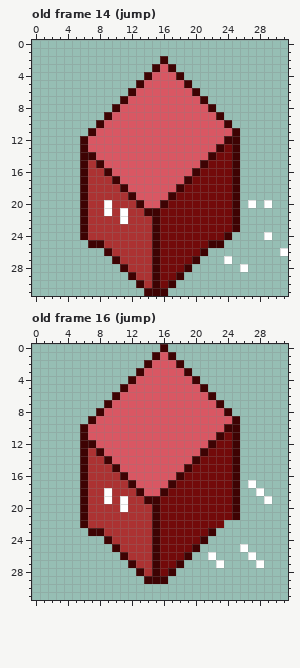
Two versions of one pixel-art file, assets/cube_enemy.aseprite. Above, as it was before the edit.
32x32 pixels, 25 frames. Shown: old frame 14 (jump), old frame 16 (jump). The commit also changed other frames, which this record leaves out.
After the commit:
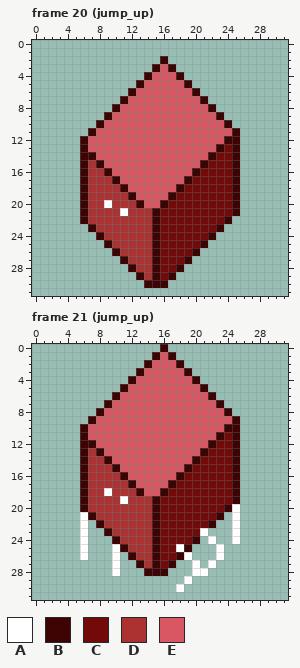
Palette (. is transparent): A #ffffff  B #3e0303  C #730a0a  D #ac3232  E #d95763
A new or re-ordered frame is compared with the old frame closest to it.
Message: Fixed the attack direction and the cubes chasing I think this finishes off Philippos's movements
Difference:
frames 25 -> 37
--- frame 20 (jump_up) is new; against old frame 14 (jump)
@@ x 0..31 @@
 19 ......BDDDDDBEEEEBCCCCCCCB......
-20 ......BDDADDDBEEBCCCCCCCCB.A.A..
-21 ......BDDADADDBBCCCCCCCCCB......
-22 ......BDDDDADDDBCCCCCCCCCB......
-23 ......BDDDDDDDDBCCCCCCCCCB......
-24 ......BDDDDDDDDBCCCCCCCCB....A..
-25 .......BBDDDDDDBCCCCCCBB........
-26 .........BDDDDDBCCCCCB.........A
-27 ..........BDDDDBCCCCB...A.......
-28 ...........BDDDBCCCB......A.....
-29 ............BDDBCCB.............
-30 .............BDBCB..............
-31 ..............BBB...............
+20 ......BDDADDDBEEBCCCCCCCCB......
+21 ......BDDDDADDDBCCCCCCCCCB......
+22 ......BDDDDDDDDBCCCCCCCCB.......
+23 .......BDDDDDDDBCCCCCCCB........
+24 ........BDDDDDDBCCCCCCB.........
+25 .........BDDDDDBCCCCCB..........
+26 ..........BDDDDBCCCCB...........
+27 ...........BDDDBCCCB............
+28 ............BDDBCCB.............
+29 .............BDBCB..............
+30 ..............BBB...............
+31 ................................
--- frame 21 (jump_up) is new; against old frame 16 (jump)
@@ x 0..31 @@
 16 ......BDDDDBEEEEEEBCCCCCCB......
-17 ......BDDDDDBEEEEBCCCCCCCB.A....
-18 ......BDDADDDBEEBCCCCCCCCB..A...
-19 ......BDDADADDBBCCCCCCCCCB...A..
-20 ......BDDDDADDDBCCCCCCCCCB......
-21 ......BDDDDDDDDBCCCCCCCCCB......
-22 ......BDDDDDDDDBCCCCCCCC........
-23 .......BBDDDDDDBCCCCCCB.........
-24 .........BDDDDDBCCCCCB..........
-25 ..........BDDDDBCCCCB.....A.....
-26 ...........BDDDBCCCB..A....A....
-27 ............BDDBCCB....A....A...
-28 .............BDBCB..............
-29 ..............BBB...............
-30 ................................
+17 ......BDDDDDBEEEEBCCCCCCCB......
+18 ......BDDADDDBEEBCCCCCCCCB......
+19 ......BDDDDADDDBCCCCCCCCCB......
+20 ......BDDDDDDDDBCCCCCCCCBA......
+21 ......ABDDDDDDDBCCCCCCCB.A......
+22 ......A.BDDDDDDBCCCCCCB..A......
+23 ......A..BDDDDDBCCCCCA...A......
+24 ......A...BDDDDBCCCCB.A..A......
+25 ......A...ABDDDBCCAB...A........
+26 ......A...A.BDDBCCBA...A........
+27 ..........A..BDBCB..A.A.........
+28 ..........A...BBB...AA..........
+29 ...................A............
+30 ..................A.............
 31 ................................
Pixel boxes of the changes (left, top, right, bottom) in both pictures:
changed: (80, 200, 288, 296)
changed: (80, 480, 272, 592)
